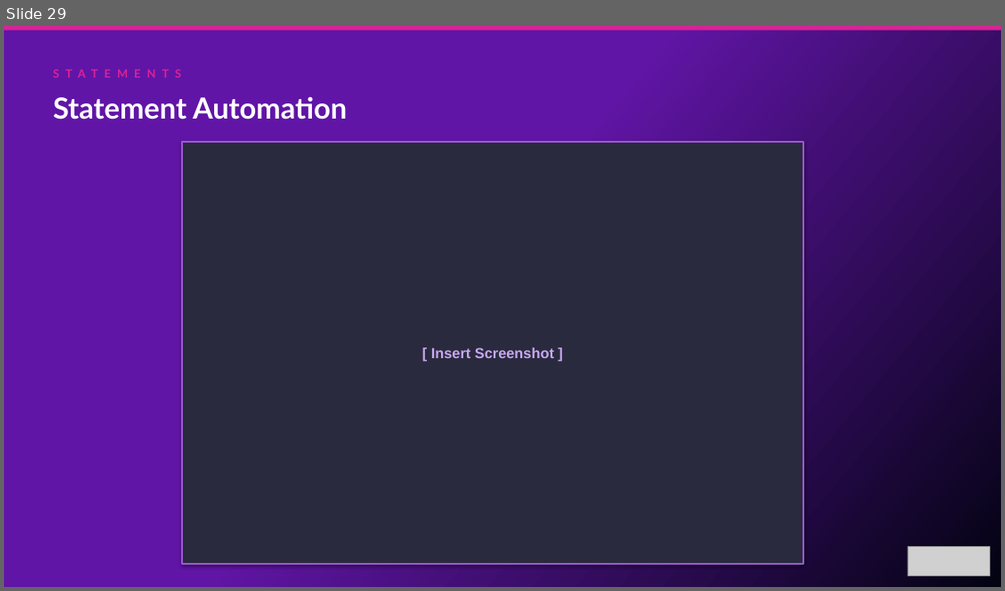
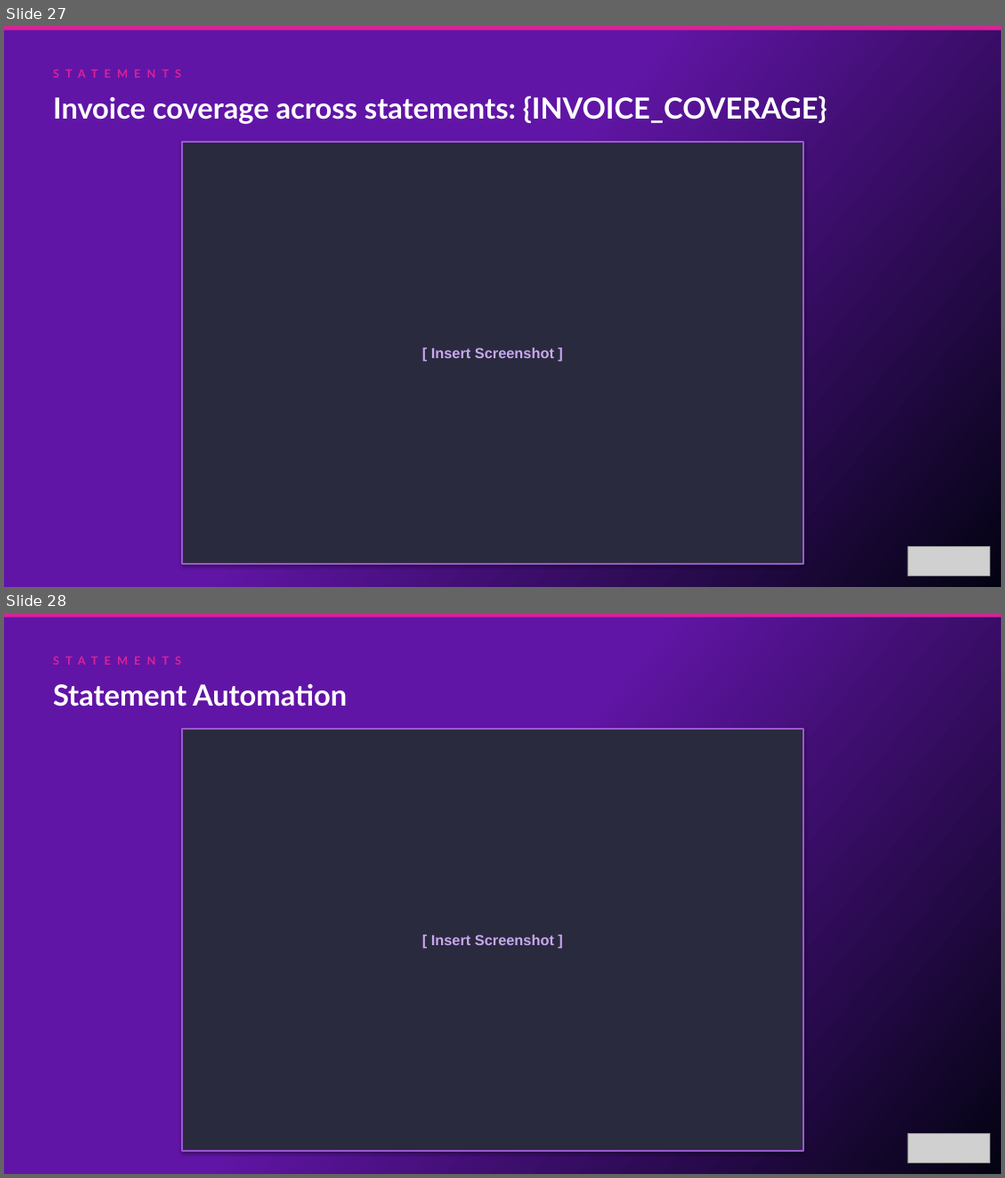
Before and after one commit to oresanniowo-beep/EBR-Gen-v2, a slide deck: EBR_Template.pptx. Shown one above the other, each under a label of ours: slide 29 before the commit, slides 27 and 28 after it. The pictures are 1005x591 and 1005x1178 pixels, drawn with LibreOffice and Linux fonts; fonts in the diff are those of the drawing; grey boxes stand for pictures. Boxes give left, top, right and bottom in pixels: in the first picture for what was removed or moved away, otherwise in the second. Text is boxed around its words. In the diff, an @@ line names an element or a change of style, - is before the commit and + after.

```diff
--- a/EBR_Template.pptx
+++ b/EBR_Template.pptx
@@ slide 27 added at bbox=[4, 26, 1001, 587], background gradient #6115A6 to #030312 @@
@@ rectangle added at bbox=[4, 26, 1001, 30], fill #D92398 @@
@@ text added at bbox=[53, 95, 827, 124], 28 pt, text #FFFFFF, bold @@
+Invoice coverage across statements: {INVOICE_COVERAGE}
@@ text added at bbox=[364, 99, 516, 119], 11 pt, text #D92398, bold @@
+STATEMENTS
@@ rectangle added at bbox=[182, 142, 804, 564], fill #2A2A3E, outline #9B59D0 1.5 pt, 14 pt, text #C8A8F0, bold @@
+[ Insert Screenshot ]
@@ picture added at bbox=[907, 547, 989, 576] @@
@@ what was slide 29 is now slide 28 @@
```
Also in this commit, not shown: 12 slides changed, 2 slides removed.
